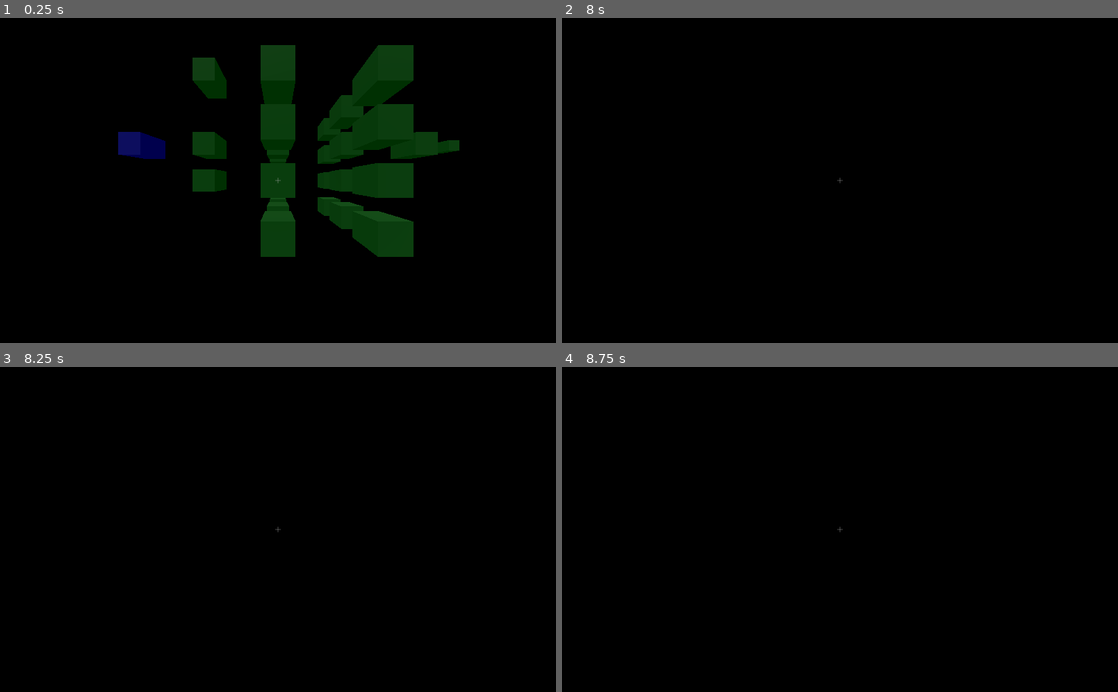
Above: before the commit, frames 1-4 (two rows, left to right).
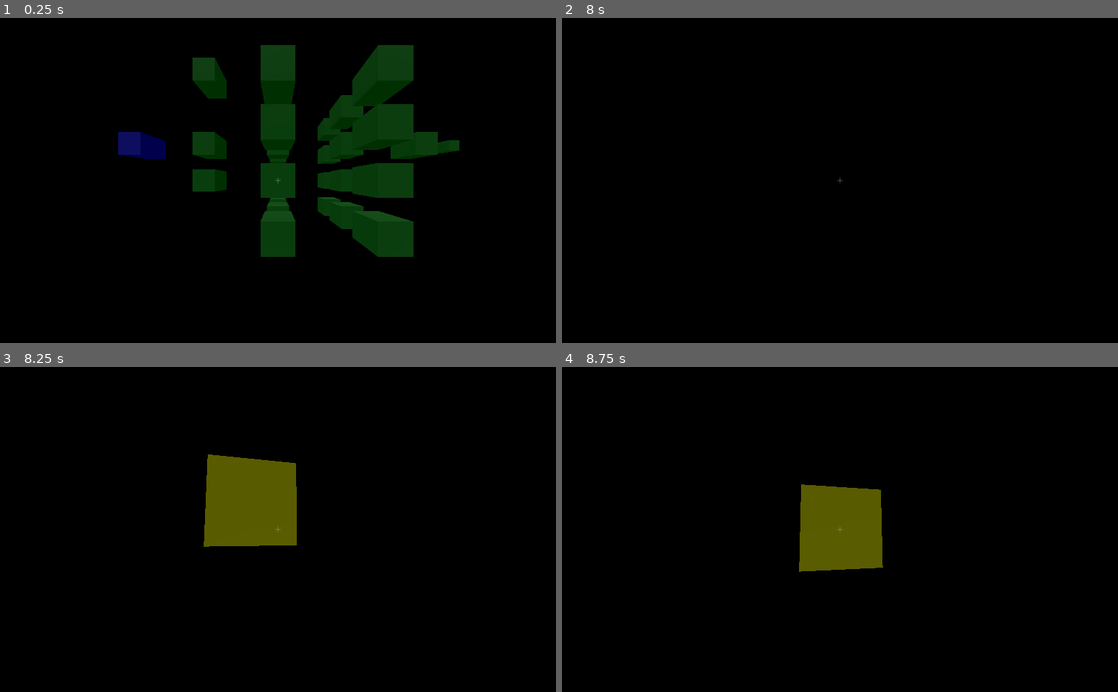
Above: after the commit, the same moments.

Repository: cozyBrain/NeuralNetworkBuilder
Game: Godot game, scene res://Session.tscn
Same seed, same stepped clock (60 frames per second), same inputs: the game is played once before the commit and once after it.
Inputs (mouse positions are in pixels of both pictures, inside the frame that each line leads up to):
- Up to frame 1 (0.25 s): no input
- Up to frame 2 (8 s): tap Enter at 0.5, 2.75, 4.25 s; move the mouse to (867, 180) at 0.52 s; hold 1 0.53-1.28 s; hold W 0.53-5.78 s; tap E (KEY_E) at 0.6, 1.55, 2.85, 4.55, 6.05, 7.55 s; click (867, 180) at 0.67 s; tap Space at 0.77, 1.52, 2, 3.02, 3.5, 3.77, 4.52, 5, 6.02, 6.77, 7.52 s; move the mouse to (812, 180) at 1.27 s; tap 1 at 1.35, 5.3, 6.8 s; click (812, 180) at 1.42 s; move the mouse to (851, 174) at 2.02 s; hold 1 2.03-2.78 s; tap C (KEY_C) at 2.1 s; click (851, 174) at 2.17 s; move the mouse to (834, 187) at 2.77 s; click (834, 187) at 2.92 s; move the mouse to (878, 183) at 3.52 s; hold 1 3.53-4.28 s; click (878, 183) at 3.67 s; move the mouse to (795, 177) at 4.27 s; tap Ctrl at 4.35 s; click (795, 177) at 4.42 s; move the mouse to (845, 180) at 5.02 s; hold Shift 5.03-5.78 s; click (845, 180) at 5.17 s; move the mouse to (817, 174) at 5.77 s; hold D 5.78-6.53 s; tap 2 at 5.85 s; click (817, 174) at 5.92 s; move the mouse to (867, 180) at 6.52 s; hold 3 6.53-7.28 s; hold W from 6.53 s (still down); click (867, 180) at 6.67 s; move the mouse to (812, 180) at 7.27 s; tap 4 at 7.35 s; click (812, 180) at 7.42 s
- Up to frame 3 (8.25 s): keep holding W; move the mouse to (289, 523) at 8.02 s; hold 5 from 8.03 s (still down); click (289, 523) at 8.17 s
- Up to frame 4 (8.75 s): keep holding W; keep holding 5; tap 1 at 8.3 s

Frames 1-2 are identical in both runs. In frame 3, 4.4% of the frame differs, in the area x 36-54%, y 26-56%; in frame 4, 3.7%.

Commit message:
update NodeCreator: positionPointIndicator

Diff:
--- a/Player/Player.gd
+++ b/Player/Player.gd
@@ -12,6 +12,7 @@
 var Type : int = G.N_Types.Player
 
 var hotbarSelection : int  # 0 ~ 9
+var prevHotbarSelection : int = -1
 const toolcode = {  # Every toolcodes after the code n are sorted by times. ex) n, NC, B then, NC is created earlier than B.
 	NII="NodeInfoIndicator", SC="SquareConnector", PC="PointConnector",
 	H="Hand", n="none", NC="NodeCreator",
@@ -22,11 +23,9 @@
 	Input.set_mouse_mode(Input.MOUSE_MODE_CAPTURED)
 
 func _physics_process(delta):
-	rayCastDetectedObject = $Yaxis/Camera/RayCast.get_collider()
-
+	# movement
 	var direction = Vector3()
 	var aim = $Yaxis/Camera.get_camera_transform().basis
-
 	if Input.is_key_pressed(KEY_W):
 		direction -= aim.z
 	if Input.is_key_pressed(KEY_S):
@@ -43,7 +42,14 @@
 		FLY_SPEED = 40
 	else:
 		FLY_SPEED = 10
-	if Input.is_key_pressed(KEY_1):
+	direction = direction.normalized()
+	var target = direction * FLY_SPEED
+	velocity = velocity.linear_interpolate(target, FLY_ACCEL * delta)
+	move_and_slide(velocity)
+
+
+	# hotBarSelection
+	if Input.is_key_pressed(KEY_1):  # add prev hotbar to detect if the player changes tool.
 		hotbarSelection = 0
 	elif Input.is_key_pressed(KEY_2):
 		hotbarSelection = 1
@@ -63,8 +69,30 @@
 		hotbarSelection = 8
 	elif Input.is_key_pressed(KEY_0):
 		hotbarSelection = 9
+	if prevHotbarSelection != hotbarSelection:  # when you select another tool
+		var prevTool = get_node("Tools/"+hotbar[prevHotbarSelection])
+		if prevTool != null:
+			if prevTool.has_method("deactivate"):
+				prevTool.deactivate()
+		var Tool = get_node("Tools/"+hotbar[hotbarSelection])
+		if Tool != null:
+			if Tool.has_method("activate"):
+				match hotbar[hotbarSelection]:
+					toolcode.NC:
+						Tool.activate(translation, aim)
+		print("changed")
+		prevHotbarSelection = hotbarSelection
+
+	var Tool = get_node("Tools/"+hotbar[hotbarSelection])
+	if Tool != null:
+		if Tool.has_method("update"):
+			match hotbar[hotbarSelection]:
+				toolcode.NC:
+					Tool.update(translation, aim)
+
+
+	rayCastDetectedObject = $Yaxis/Camera/RayCast.get_collider()
 	if Input.is_action_just_pressed("KEY_E"):
-		var Tool = get_node("Tools/"+hotbar[hotbarSelection])
 		if Tool != null:
 			match hotbar[hotbarSelection]:
 				toolcode.NII:
@@ -109,11 +137,6 @@
 			session.close()
 		else:
 			print("session doesn't have close method")
-
-	direction = direction.normalized()
-	var target = direction * FLY_SPEED
-	velocity = velocity.linear_interpolate(target, FLY_ACCEL * delta)
-	move_and_slide(velocity)
 
 func _input(event):  # _unhandled_input
 	if event is InputEventMouseMotion:  # cam movement
@@ -165,6 +188,10 @@
 									_:
 										print(Tool.name, ": no interaction with ", G.N_TypeToString[type])
 					toolcode.NC:
+						if event.button_index == BUTTON_WHEEL_UP:
+							Tool.distance += 0.25
+						elif event.button_index == BUTTON_WHEEL_DOWN:
+							Tool.distance -= 0.25
 						print("NodeCreator")
 					_:
 						print("the tool couldn't be recognized")
--- a/Player/Tools/NodeCreator.gd
+++ b/Player/Tools/NodeCreator.gd
@@ -2,6 +2,33 @@
 class_name NodeCreator
 
 export (NodePath) var session_path = G.default_session_path
+export (String) var pointPositionIndicatorResource = "res://Nodes/N_OverlappingBodyDetectorNode/N_OverlappingBodyDetectorNode.tscn"
+var pointPositionIndicator
+
+var prevPointPosition : Vector3 = Vector3(0.001, 0.002, 0.003)
+var distance : float = 2
 
 func use1(rayCastDetectedObject : Object):
 	pass
+func update(translation, aim : Basis):
+	var pointPosition = translation
+	pointPosition -= aim.z*distance
+
+	pointPosition = pointPosition.round()
+	if prevPointPosition != pointPosition:
+		prevPointPosition = pointPosition
+		pointPositionIndicator.translation = pointPosition
+
+func activate(translation, aim : Basis):
+	var pointPosition = translation
+	pointPosition -= aim.z*distance
+
+	pointPosition = pointPosition.round()
+	if prevPointPosition != pointPosition:
+		prevPointPosition = pointPosition
+		pointPositionIndicator = load("res://Nodes/N_OverlappingBodyDetectorNode/N_OverlappingBodyDetectorNode.tscn").instance()
+		pointPositionIndicator.translation = pointPosition
+	add_child(pointPositionIndicator)
+
+func deactivate():
+	pointPositionIndicator.queue_free()
